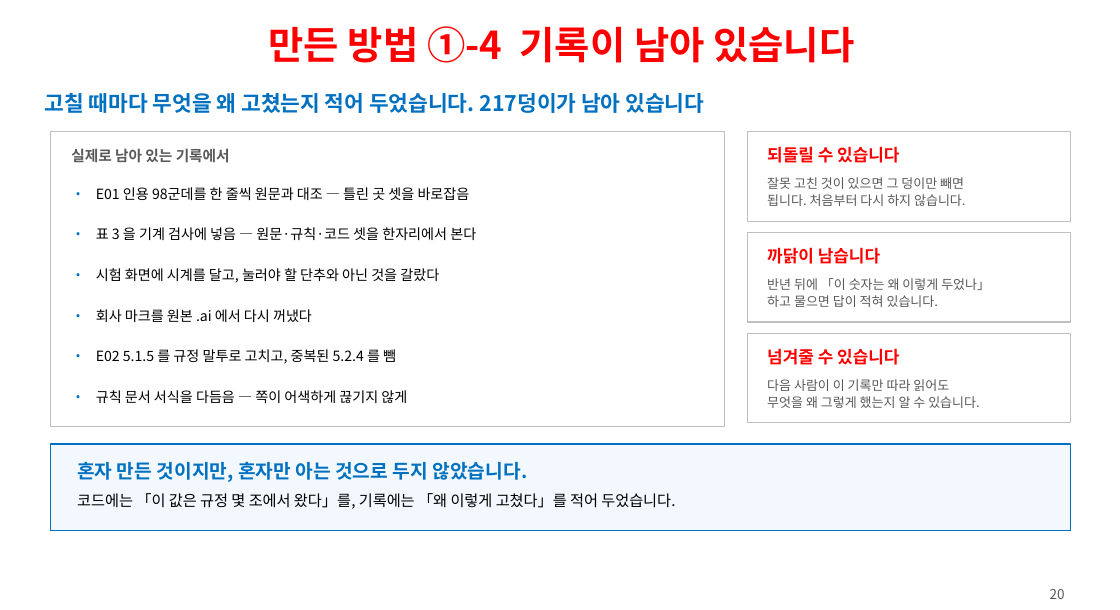
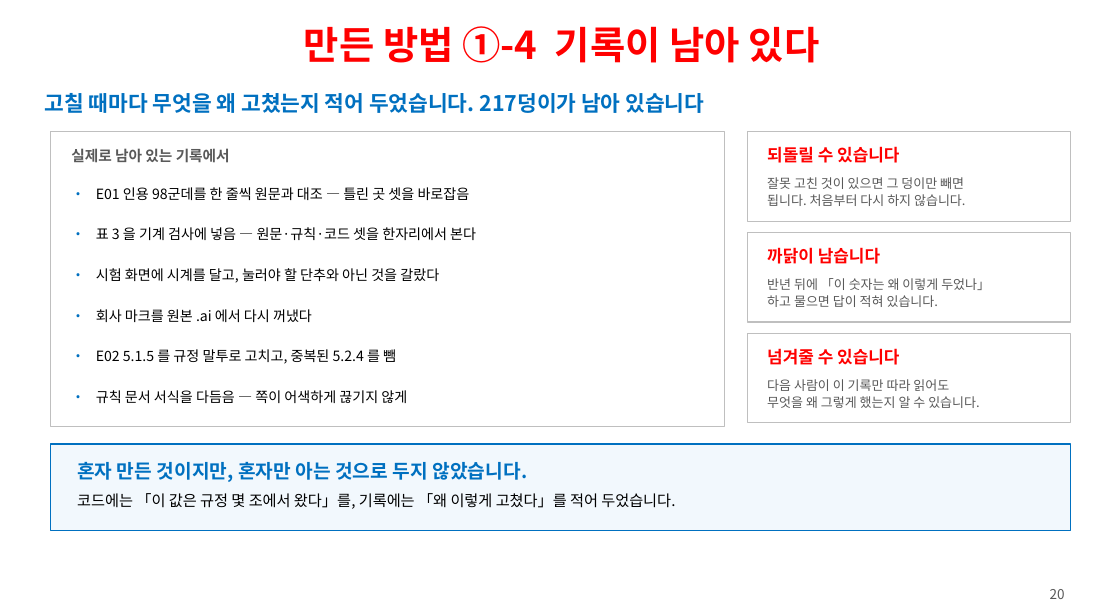
Before and after one commit to ys1277-sys/HIENDT-CBT, a slide deck: slide 20 of docs/발표자료-CBT-2026-08.pptx. Drawn at 1120x610 pixels with LibreOffice and Linux fonts; fonts in the diff are those of the drawing. Boxes give left, top, right and bottom in pixels: in the first picture for what was removed or moved away, otherwise in the second. Text is boxed around its words. In the diff, an @@ line names an element or a change of style, - is before the commit and + after.

```diff
--- a/docs/발표자료-CBT-2026-08.pptx
+++ b/docs/발표자료-CBT-2026-08.pptx
@@ text at (304, 26, 820, 63): text changed @@
-만든 방법 ①-4 기록이 남아 있습니다
+만든 방법 ①-4 기록이 남아 있다
```
Also in this commit, not shown: 11 other slides changed, 1 other file.
